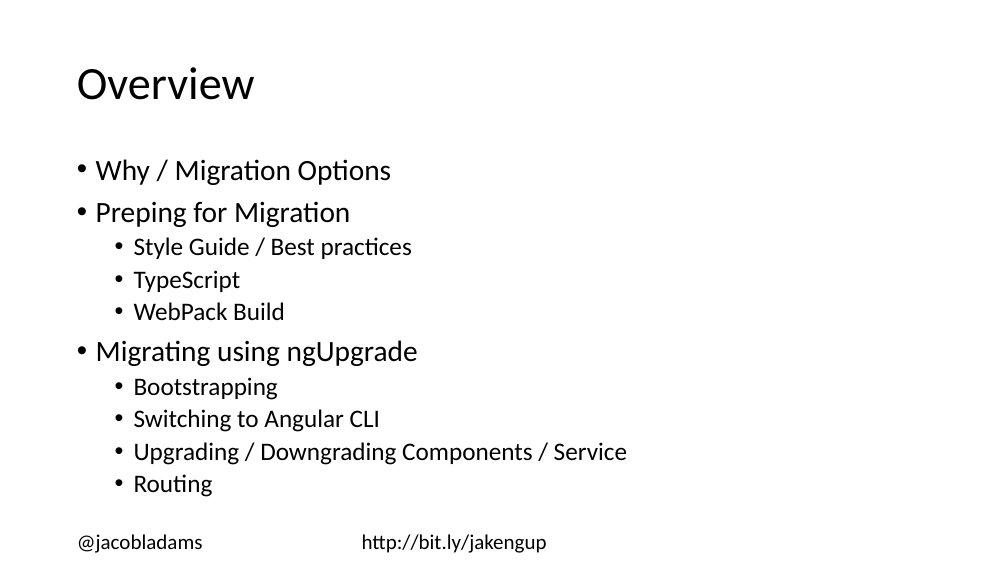
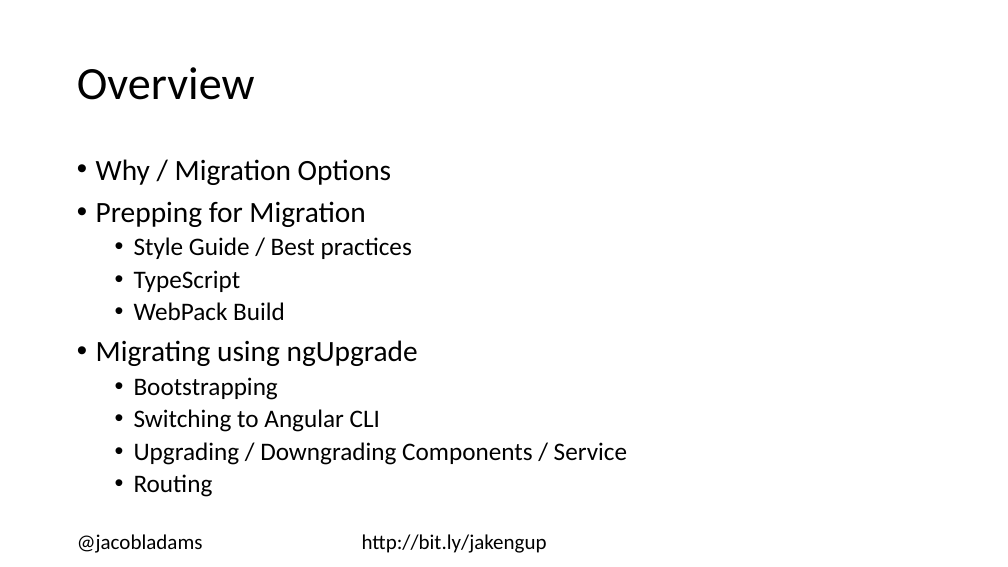
Before and after one commit to jacobladams/upgrading-from-angularjs-1-to-angular-2-plus-presentation, a slide deck: slide 3 of Upgrading from AngularJS 1 to Angular 2+.pptx. Drawn at 1008x567 pixels with LibreOffice and Linux fonts; fonts in the diff are those of the drawing. Boxes give left, top, right and bottom in pixels: in the first picture for what was removed or moved away, otherwise in the second. Text is boxed around its words. In the diff, an @@ line names an element or a change of style, - is before the commit and + after.

```diff
--- a/Upgrading from AngularJS 1 to Angular 2+.pptx
+++ b/Upgrading from AngularJS 1 to Angular 2+.pptx
@@ text at (x1=96, y1=201, x2=365, y2=227): text changed @@
-• Preping for Migration
+• Prepping for Migration
```
Also in this commit, not shown: 14 other slides changed, 2 slides added.
